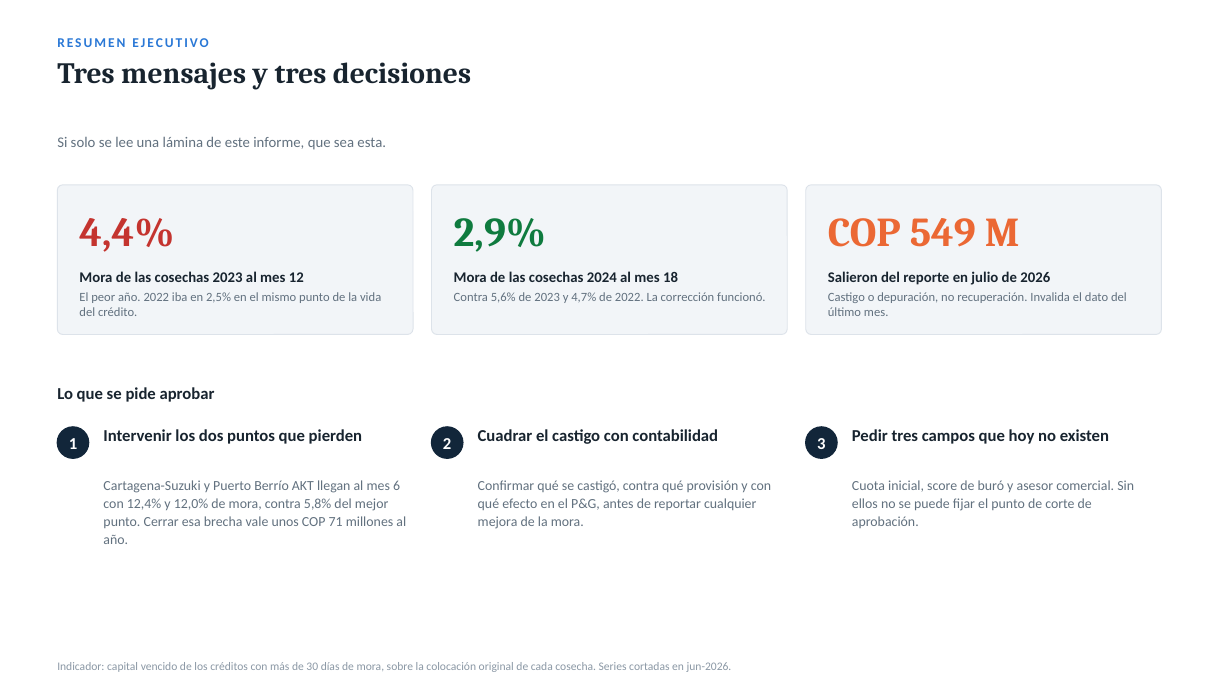
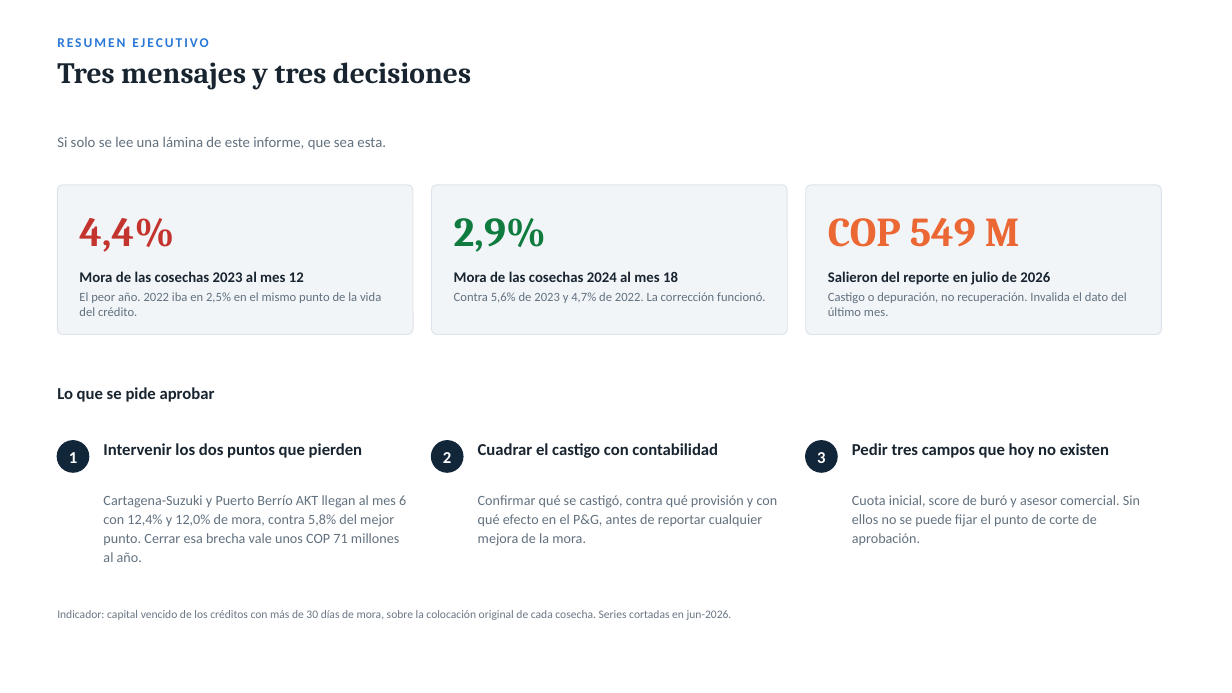
Before and after one commit to Coco-estadistica/coco-dashboard, a slide deck: slide 2 of cosechas_districolmotos/junta/Cosechas_Districolmotos_Junta.pptx. Drawn at 1232x693 pixels with LibreOffice and Linux fonts; fonts in the diff are those of the drawing. Boxes give left, top, right and bottom in pixels: in the first picture for what was removed or moved away, otherwise in the second. Text is boxed around its words. In the diff, an @@ line names an element or a change of style, - is before the commit and + after.

```diff
--- a/cosechas_districolmotos/junta/Cosechas_Districolmotos_Junta.pptx
+++ b/cosechas_districolmotos/junta/Cosechas_Districolmotos_Junta.pptx
@@ 6 texts, 3 ellipses: place and size @@
-6 texts, 3 ellipses at [57,427,1109,458]
+6 texts, 3 ellipses at [57,441,1109,472]
@@ text "Cartagena-Suzuki y Puerto Berrío AKT ...": place and size @@
-text "Cartagena-Suzuki y Puerto Berrío AKT ..." at [103,480,406,544]
+text "Cartagena-Suzuki y Puerto Berrío AKT ..." at [103,495,406,562]
@@ text "Confirmar qué se castigó, contra ...": place and size @@
-text "Confirmar qué se castigó, contra ..." at [478,480,771,529]
+text "Confirmar qué se castigó, contra ..." at [478,495,778,546]
@@ size 10.8 to 11 pt; line spacing 14pt to 15pt in 3 elements at [103,495,406,562], [478,495,778,546], [852,495,1140,545] @@
@@ text "Cuota inicial, score de buró ...": place and size @@
-text "Cuota inicial, score de buró ..." at [852,480,1134,528]
+text "Cuota inicial, score de buró ..." at [852,495,1140,545]
@@ text "Indicador: capital vencido de los ...": place and size @@
-text "Indicador: capital vencido de los ..." at [57,662,732,672]
+text "Indicador: capital vencido de los ..." at [57,610,732,620]
@@ text "Indicador: capital vencido de los ..." at [57,610,732,620]: text colour #8B98A5 to #6B7785; vertical alignment bottom to top @@
```
Also in this commit, not shown: 16 other slides changed, 1 other file.
